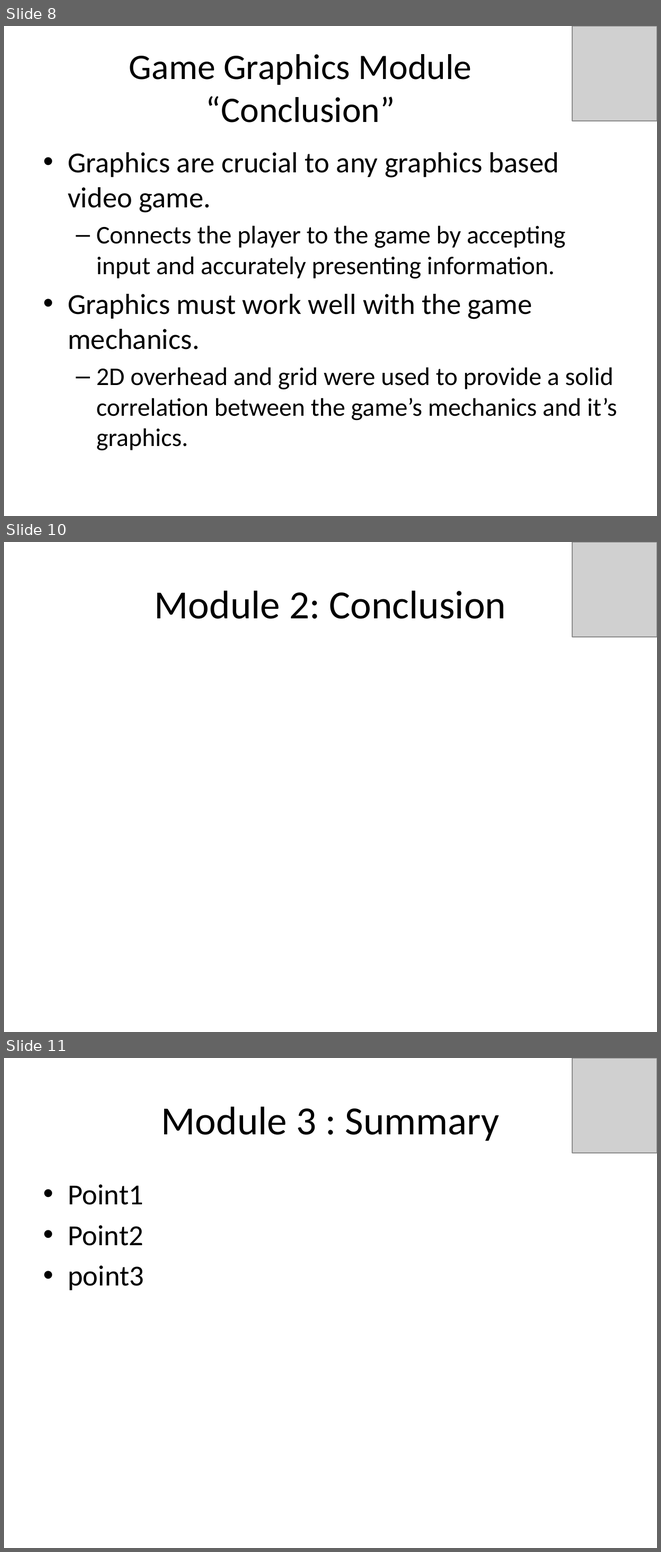
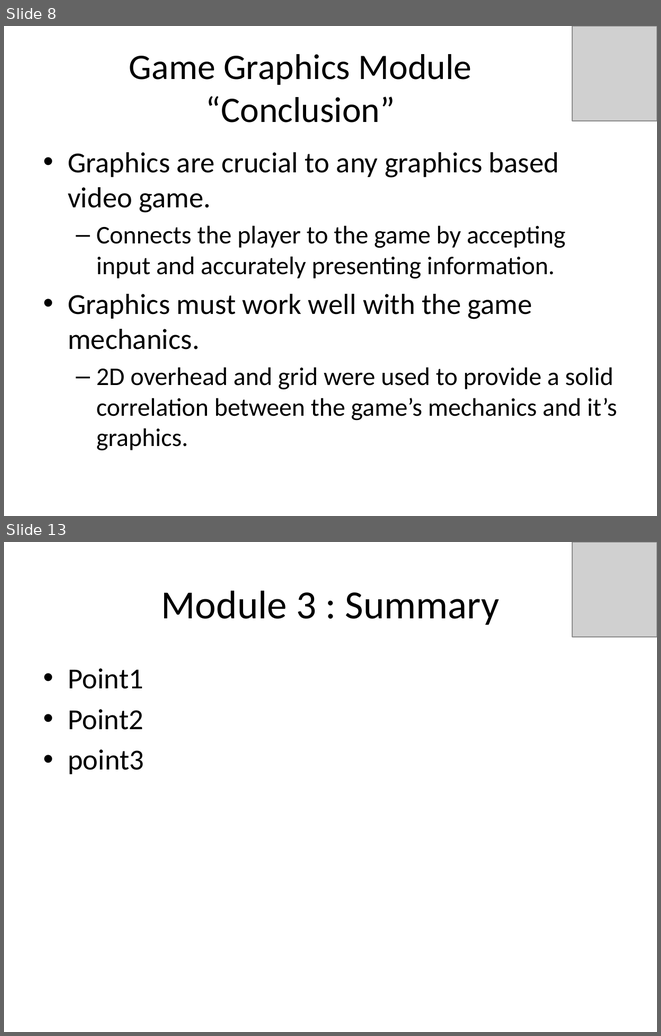
Before and after one commit to idxExtropy/duel-reality, a slide deck: Docs/DUEL REALITY .pptx. Shown one above the other, each under a label of ours: slides 8, 10 and 11 before the commit, slides 8 and 13 after it; the slides between them are not shown. The pictures are 661x1552 and 661x1036 pixels, drawn with LibreOffice and Linux fonts; fonts in the diff are those of the drawing; grey boxes stand for pictures. Boxes give left, top, right and bottom in pixels: in the first picture for what was removed or moved away, otherwise in the second. Text is boxed around its words. In the diff, an @@ line names an element or a change of style, - is before the commit and + after.

```diff
--- a/Docs/DUEL REALITY .pptx
+++ b/Docs/DUEL REALITY .pptx
@@ slide 10 removed at box(4, 542, 657, 1032), background #FFFFFF @@
@@ picture removed at box(572, 542, 657, 637) @@
@@ title removed at box(155, 590, 506, 619) @@
-Module 2: Conclusion
@@ what was slide 11 is now slide 13 @@
```
Also in this commit, not shown: 1 slide changed, 3 slides added.
